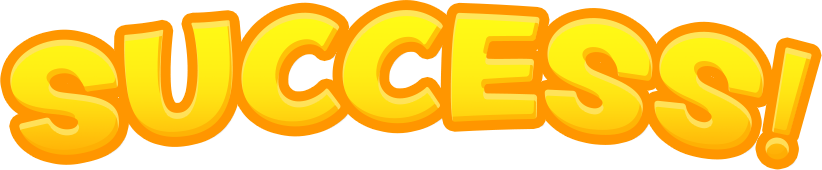
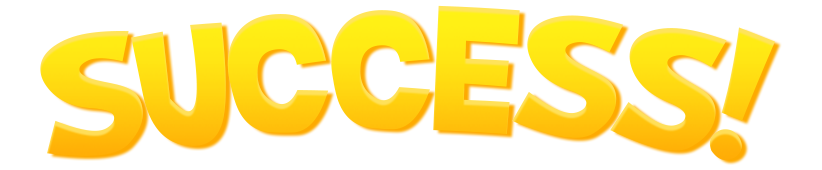
Layered file, before and after one edit (822 x 170). Changes by layer:
added layer "Layer 54 copy 4" above "Layer 55 copy 3" over [0, 0, 822, 170]
added layer "Layer 54 copy 2" above "SUCCESS!" over [0, 0, 822, 170]
added layer "SUCCESS!" (1st of 3) above "Layer 54 copy" over [40, 5, 775, 160]
added layer "Layer 54 copy" above "Layer 55" over [0, 0, 822, 170]
hid "Layer 54" over [0, 0, 822, 170]
hid "SUCCESS!" (3rd of 3) over [10, 10, 812, 160]
